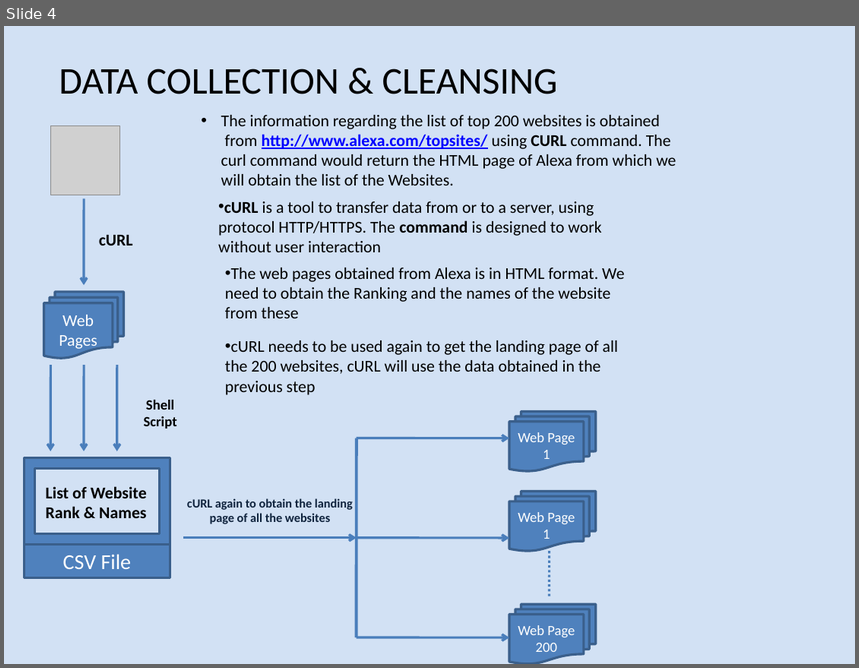
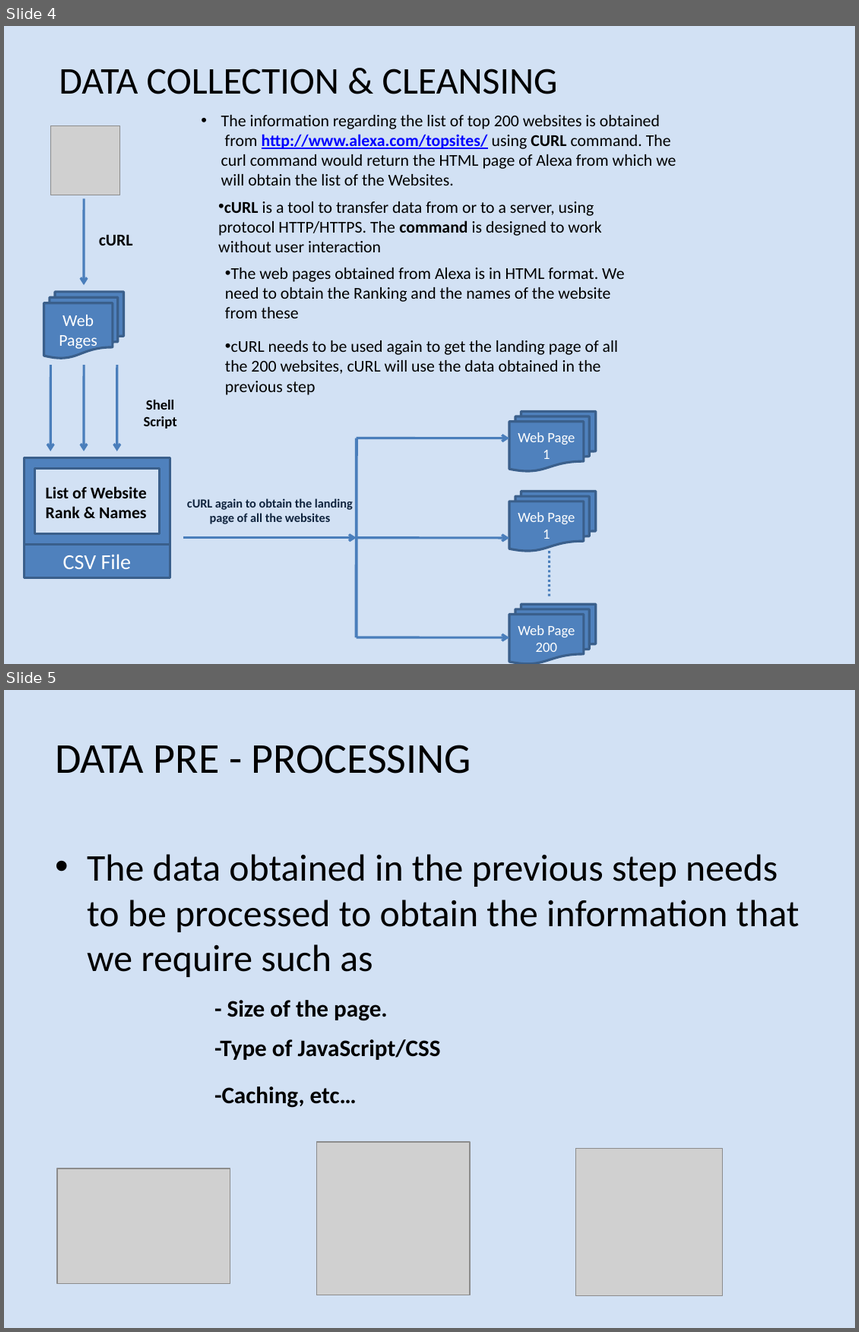
Before and after one commit to nicky1211/Sem1Project, a slide deck: HTML Attribute Analysis of the Top 200 Most.pptx. Shown one above the other, each under a label of ours: slide 4 before the commit, slides 4 and 5 after it. The pictures are 859x668 and 859x1332 pixels, drawn with LibreOffice and Linux fonts; fonts in the diff are those of the drawing; grey boxes stand for pictures. Boxes give left, top, right and bottom in pixels: in the first picture for what was removed or moved away, otherwise in the second. Text is boxed around its words. In the diff, an @@ line names an element or a change of style, - is before the commit and + after.

```diff
--- a/HTML Attribute Analysis of the Top 200 Most.pptx
+++ b/HTML Attribute Analysis of the Top 200 Most.pptx
@@ slide 5 added at (x1=4, y1=690, x2=855, y2=1328), background #C6D9F1 at 78% opacity @@
@@ title added at (x1=55, y1=745, x2=471, y2=774), 36 pt, text #000000 @@
+DATA PRE - PROCESSING
@@ text added at (x1=87, y1=854, x2=800, y2=977), 32 pt, text #000000 @@
+• The data obtained in the previous step needs to be processed to obtain the information that we require such as
@@ text added at (x1=227, y1=1000, x2=388, y2=1021), 20 pt, text #000000, bold @@
+  - Size of the page.
@@ text added at (x1=215, y1=1040, x2=441, y2=1060), 20 pt, text #000000, bold @@
+  -Type of JavaScript/CSS
@@ text added at (x1=215, y1=1087, x2=357, y2=1108), 20 pt, text #000000, bold @@
+  -Caching, etc…
@@ picture added at (x1=316, y1=1142, x2=470, y2=1295) @@
@@ picture added at (x1=576, y1=1149, x2=723, y2=1296) @@
@@ picture added at (x1=56, y1=1170, x2=230, y2=1284) @@
```
Also in this commit, not shown: 4 slides changed, 2 other slides added, 1 slide removed.
